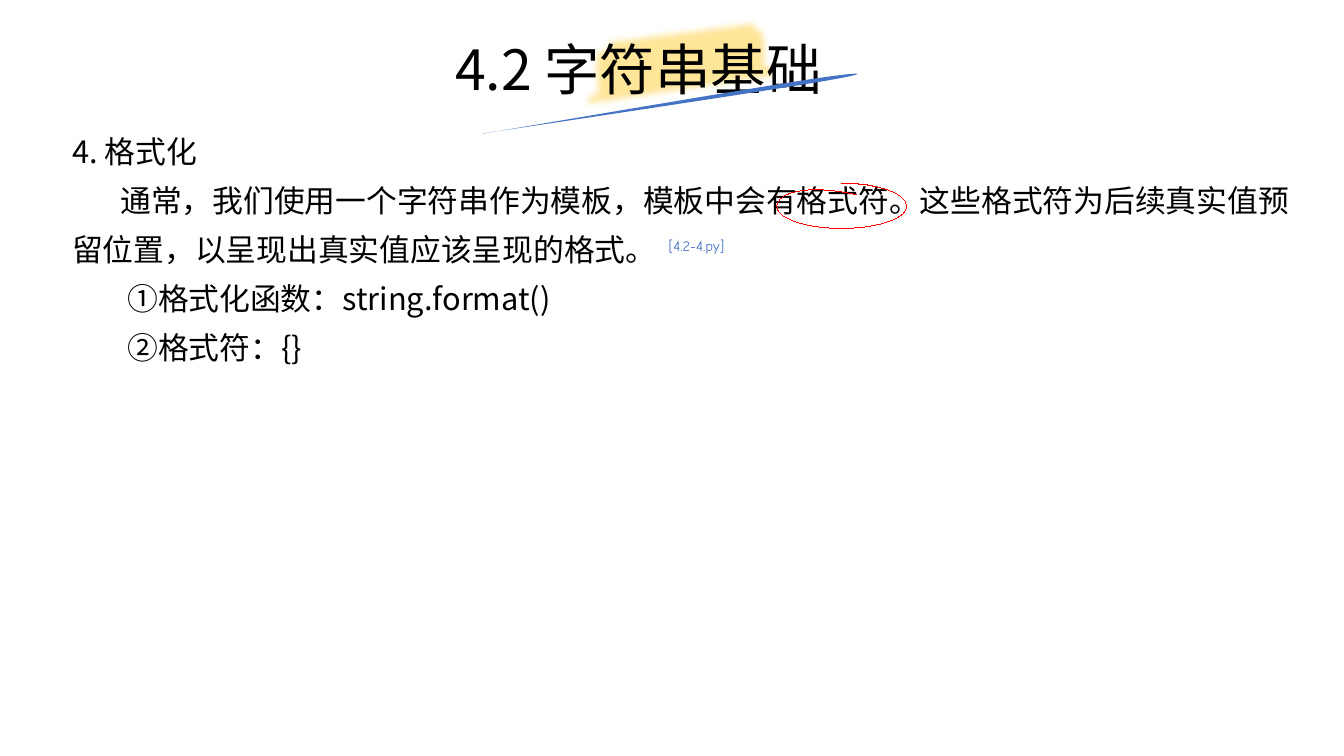
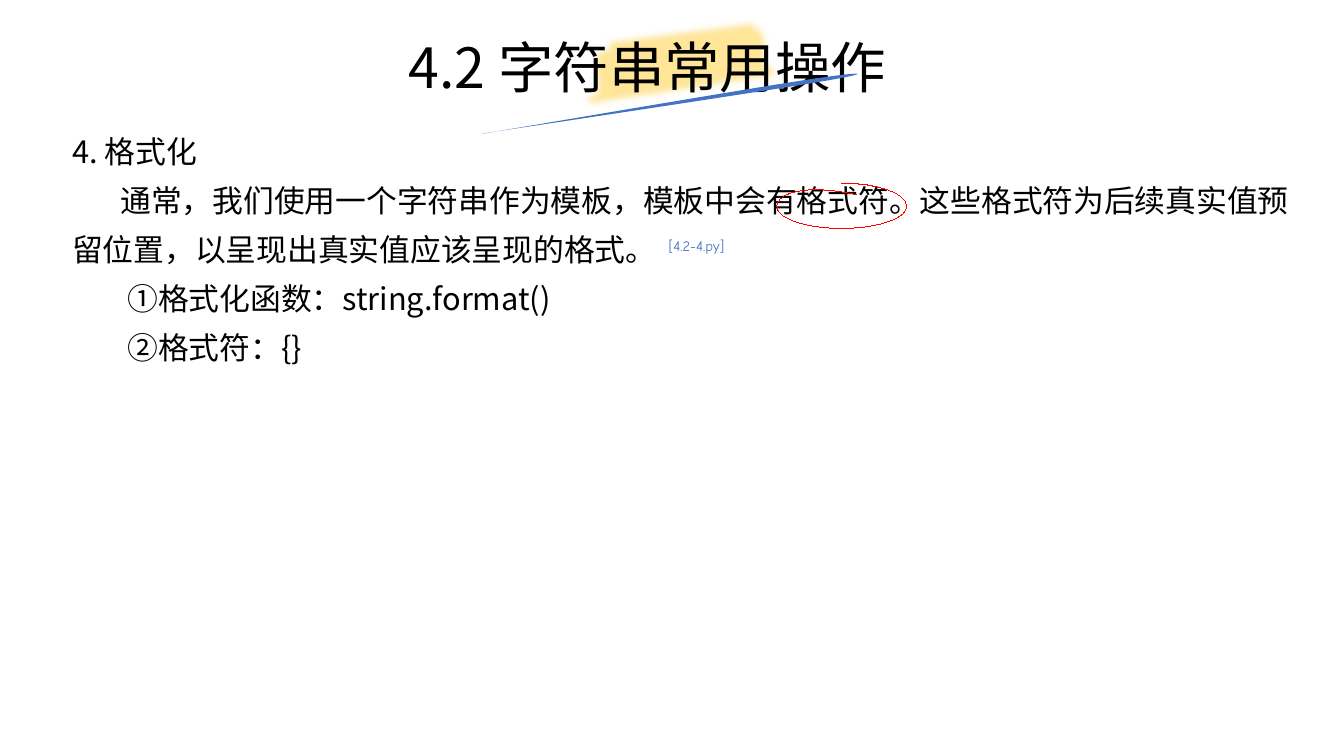
Before and after one commit to yiwenliu/CorePython, a slide deck: slide 22 of PPT/CorePython.pptx (slide 21 before the commit). Drawn at 1344x756 pixels with LibreOffice and Linux fonts; fonts in the diff are those of the drawing. Boxes give left, top, right and bottom in pixels: in the first picture for what was removed or moved away, otherwise in the second. Text is boxed around its words. In the diff, an @@ line names an element or a change of style, - is before the commit and + after.

```diff
--- a/PPT/CorePython.pptx
+++ b/PPT/CorePython.pptx
@@ title at [409,33,886,103]: text changed @@
-4.2 字符串基础
+4.2 字符串常用操作
```
Also in this commit, not shown: 4 other slides changed, 4 slides added, 1 slide removed, 1 other file.
